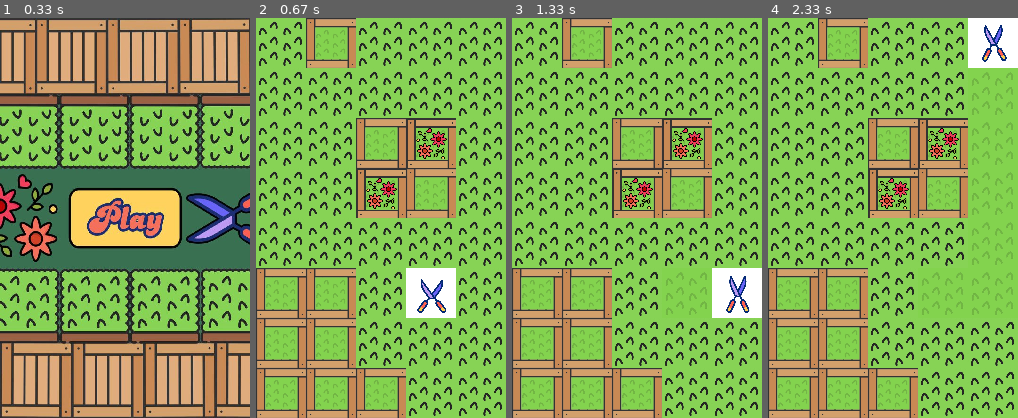
Above: before the commit, frames 1-4 (left to right).
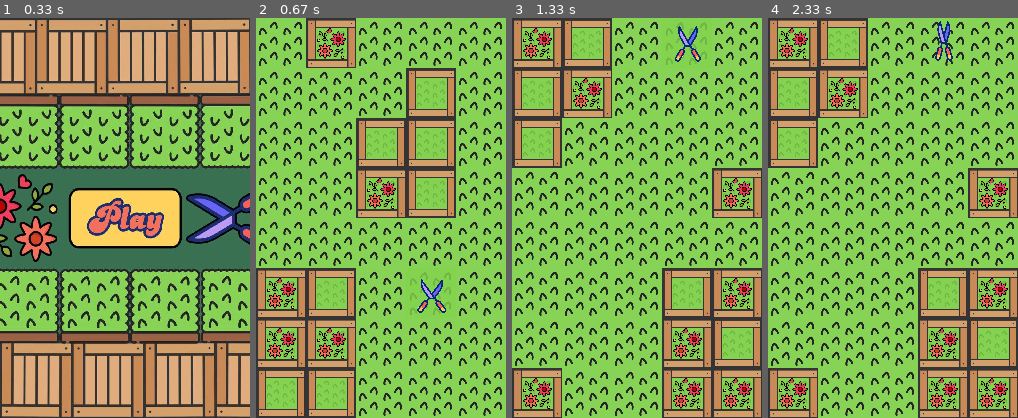
Above: after the commit, the same moments.

Repository: rinaa040/pygame
Game: pygame game, started from mainGame.py
Two runs of this game, one before a commit and one after it. Both use one fixed random seed, a clock stepped at 60 frames per second and the inputs below.
Inputs:
- Up to frame 1 (0.33 s): no input
- Up to frame 2 (0.67 s): tap Space at 0.33 s
- Up to frame 3 (1.33 s): hold Space 0.67-1.13 s; hold Right 0.67-1.13 s; tap Ctrl at 1.17 s
- Up to frame 4 (2.33 s): hold Right 1.5-1.97 s; tap Space at 1.57, 1.87, 2.07 s; hold Up 2-2.3 s

Frame 1 is identical in both runs. In frame 2, 15% of the frame differs, in the area x 0-80%, y 0-100%; in frame 3, 43%; in frame 4, 46%, in the area x 0-100%, y 0-100%.

Commit message:
Add files via upload

Diff:
--- a/anime.py
+++ b/anime.py
@@ -1,47 +1,27 @@
-import pygame
-from PIL import Image
+import sys, pygame
+from pygame.locals import *
 
+pygame.init()
+SCREEN = pygame.display.set_mode((200, 200))
+CLOCK = pygame.time.Clock()
 
-all_sprites = pygame.sprite.Group()
+surface = pygame.Surface((50, 50), pygame.SRCALPHA)
+surface.fill((0, 0, 0))
+rotated_surface = surface
+rect = surface.get_rect()
+angle = 0
 
+while True:
+    for event in pygame.event.get():
+        if event.type == QUIT:
+            pygame.quit()
+            sys.exit()
 
-def split_animated_gif(gif_file_path, colorkey=None):
-    ret = []
-    gif = Image.open(gif_file_path)
-    for frame_index in range(gif.n_frames):
-        gif.seek(frame_index)
-        frame_rgba = gif.convert("RGBA")
-        pygame_image = pygame.image.fromstring(
-            frame_rgba.tobytes(), frame_rgba.size, frame_rgba.mode)
-        if colorkey is not None:
-            pygame_image = pygame_image.convert()
-            if colorkey == -1:
-                colorkey = pygame_image.get_at((0, 0))
-            pygame_image.set_colorkey(colorkey)
-        else:
-            pygame_image = pygame_image.convert_alpha()
-        ret.append(pygame_image)
-    return ret
+    SCREEN.fill((255, 255, 255))
+    angle += 5
+    rotated_surface = pygame.transform.rotate(surface, angle)
+    rect = rotated_surface.get_rect(center=(100, 100))
+    SCREEN.blit(rotated_surface, (rect.x, rect.y))
 
-
-frames = []
-for frame in split_animated_gif("сut.gif"):
-    frames.append(frame)
-
-
-
-class AnimatedSprite(pygame.sprite.Sprite):
-    def __init__(self, frames, x, y):
-        super().__init__(all_sprites)
-        self.frames = frames
-        self.cur_frame = 0
-        self.image = self.frames[self.cur_frame]
-        self.image = pygame.transform.scale(self.image, (50, 50))
-        self.rect = self.image.get_rect().move(x, y)
-
-    def update(self, colorkey=None):
-        self.cur_frame = (self.cur_frame + 1) % len(self.frames)
-        self.image = self.frames[self.cur_frame]
-        self.image = pygame.transform.scale(self.image, (50, 50))
-
-        # print(self.cur_frame)
+    pygame.display.update()
+    CLOCK.tick(30)
--- a/field.txt
+++ b/field.txt
@@ -1,8 +1,8 @@
-#*...
-*#...
-.....
-.*...
-.....
-.##@.
-.##..
-###..
+..#..
+..*..
+..*#.
+..#*.
+..@..
+##...
+**...
+##.#.
--- a/mainGame.py
+++ b/mainGame.py
@@ -4,7 +4,10 @@
 import random as rd
 from PIL import Image
 
+pygame.mixer.pre_init(44100, -16, 1, 512)
 pygame.init()
+pygame.mixer.music.load("again.mp3")
+s = pygame.mixer.Sound("cut_sound.wav")
 size = width, height = 250, 400
 screen = pygame.display.set_mode(size)
 player = None
@@ -59,7 +62,7 @@
 
 
 frames = []
-for frame in split_animated_gif("сut.gif"):
+for frame in split_animated_gif("cut1.gif"):
     frames.append(frame)
 
 tile_images = {
@@ -84,30 +87,50 @@
 class Player(pygame.sprite.Sprite):
     def __init__(self, frames, pos_x, pos_y):
         super().__init__(player_group, all_sprites)
-        self.pos_x = pos_x
-        self.pos_y = pos_y
+        self.pos_x = self.start_x = pos_x
+        self.pos_y = self.start_y = pos_y
         self.frames = frames
         self.cur_frame = 0
         self.angle = 0
+        self.cur_direction = 0
         self.image = self.frames[self.cur_frame]
         self.image = pygame.transform.scale(self.image, (50, 50))
         self.rect = self.image.get_rect().move(
             tile_width * self.pos_x, tile_height * self.pos_y)
 
+    def start_position(self):
+        self.pos_x = self.start_x
+        self.pos_y = self.start_y
+        self.rect = self.image.get_rect().move(
+            tile_width * self.pos_x, tile_height * self.pos_y)
+        self.cur_direction = 0
+
     def update(self, colorkey=None):
         self.cur_frame = (self.cur_frame + 1) % len(self.frames)
         self.image = self.frames[self.cur_frame]
         self.image = pygame.transform.scale(self.image, (50, 50))
+        if self.cur_direction == 0:
+            self.image = pygame.transform.rotate(self.image, 0)
+        if self.cur_direction == 1:
+            self.image = pygame.transform.rotate(self.image, 270)
+        if self.cur_direction == 2:
+            self.image = pygame.transform.rotate(self.image, 180)
+        if self.cur_direction == 3:
+            self.image = pygame.transform.rotate(self.image, 90)
+
 
     def move_up(self):
+        self.cur_direction = 0
         count = self.pos_y + 1
+        pygame.mixer.music.set_volume(0.5)
+        s.play()
         for i in range(count):
             self.image = pygame.transform.rotate(self.image, 0)
             if self.rect.collidelist(collided_tiles) != -1:
-                print(self.rect.collidelist(collided_tiles))
                 self.pos_y += 1
                 self.rect = self.image.get_rect().move(
                     tile_width * self.pos_x, tile_height * self.pos_y)
+                self.image = pygame.transform.rotate(self.image, 0)
                 break
             if self.pos_y == 0:
                 break
@@ -118,17 +141,20 @@
                 uncollided_tiles[self.rect.collidelist(uncollided_tiles)].image = load_image('good_grass.jpg')
                 uncollided_tiles[self.rect.collidelist(uncollided_tiles)].image = pygame.transform.scale(
                     uncollided_tiles[self.rect.collidelist(uncollided_tiles)].image, (50, 50))
+                self.image = pygame.transform.rotate(self.image, 0)
 
     def move_down(self, level_y):
+        self.cur_direction = 2
         count = level_y - self.pos_y + 1
+        pygame.mixer.music.set_volume(0.5)
+        s.play()
         for i in range(count):
             self.image = pygame.transform.rotate(self.image, 180)
-
             if self.rect.collidelist(collided_tiles) != -1:
-                print(self.rect.collidelist(collided_tiles))
                 self.pos_y -= 1
                 self.rect = self.image.get_rect().move(
                     tile_width * self.pos_x, tile_height * self.pos_y)
+                self.image = pygame.transform.rotate(self.image, 180)
                 break
             if self.pos_y == level_y:
                 break
@@ -139,14 +165,15 @@
                 uncollided_tiles[self.rect.collidelist(uncollided_tiles)].image = load_image('good_grass.jpg')
                 uncollided_tiles[self.rect.collidelist(uncollided_tiles)].image = pygame.transform.scale(
                     uncollided_tiles[self.rect.collidelist(uncollided_tiles)].image, (50, 50))
+                self.image = pygame.transform.rotate(self.image, 180)
 
     def move_right(self, level_x):
+        self.cur_direction = 1
         count = level_x - self.pos_x + 1
+        pygame.mixer.music.set_volume(0.5)
+        s.play()
         for i in range(count):
-            self.image = pygame.transform.rotate(self.image, -90)
             if self.rect.collidelist(collided_tiles) != -1:
-                print(self.rect.collidelist(collided_tiles))
-
                 self.pos_x -= 1
                 self.rect = self.image.get_rect().move(
                     tile_width * self.pos_x, tile_height * self.pos_y)
@@ -162,12 +189,12 @@
                     uncollided_tiles[self.rect.collidelist(uncollided_tiles)].image, (50, 50))
 
     def move_left(self):
+        self.cur_direction = 3
         count = self.pos_x + 1
+        pygame.mixer.music.set_volume(0.5)
+        s.play()
         for i in range(count):
-            self.image = pygame.transform.rotate(self.image, 90)
             if self.rect.collidelist(collided_tiles) != -1:
-                print(self.rect.collidelist(collided_tiles))
-
                 self.pos_x += 1
                 self.rect = self.image.get_rect().move(
                     tile_width * self.pos_x, tile_height * self.pos_y)
@@ -198,7 +225,7 @@
             elif level[y][x] == '*':
                 collided.append(Tile('flower', x, y))
             elif level[y][x] == '@':
-                Tile('lawn', x, y)
+                uncollided.append(Tile('lawn', x, y))
                 px = x
                 py = y
     new_player = Player(frames, px, py)
@@ -223,34 +250,41 @@
     door_coord = rd.randint(0, house_width - 2)
     window_coord = rd.randint(0, house_width - 2)
     stuff_coord1 = rd.randint(0, house_width - 1)
-    stuff_coord2 = rd.randint(0, house_width - 1)
+    stuff_coord2 = rd.choice([0, house_width - 1])
     player_coord = rd.randint(0, house_height - 1), rd.randint(0, house_width - 1)
     if window_position == 1:
-        house_map[0][window_coord] = '#'
-        house_map[0][window_coord + 1] = '*'
-        house_map[1][window_coord] = '*'
-        house_map[1][window_coord + 1] = '#'
-
-        house_map[3][stuff_coord1] = '*'
+        house_map[0][window_coord] = rd.choice(objects)
+        house_map[0][window_coord + 1] = rd.choice(objects)
+        house_map[1][window_coord] = rd.choice(objects)
+        house_map[1][window_coord + 1] = rd.choice(objects)
+
+        house_map[3][stuff_coord1] = rd.choice(objects)
+        house_map[2][house_width - stuff_coord1 - 1] = rd.choice(objects)
     if window_position == 2:
-        house_map[2][window_coord] = '#'
-        house_map[2][window_coord + 1] = '*'
-        house_map[3][window_coord] = '*'
-        house_map[3][window_coord + 1] = '#'
-
-        house_map[0][stuff_coord1] = '#'
+        house_map[2][window_coord] = rd.choice(objects)
+        house_map[2][window_coord + 1] = rd.choice(objects)
+        house_map[3][window_coord] = rd.choice(objects)
+        house_map[3][window_coord + 1] = rd.choice(objects)
+
+        house_map[0][stuff_coord1] = rd.choice(objects)
+        house_map[1][house_width - stuff_coord1 - 1] = rd.choice(objects)
 
     for i in range(1, 4):
-        house_map[house_height - i][door_coord] = '#'
-        house_map[house_height - i][door_coord + 1] = '#'
-
-    house_map[7][stuff_coord2] = '#'
+        house_map[house_height - i][door_coord] = rd.choice(objects)
+        house_map[house_height - i][door_coord + 1] = rd.choice(objects)
+
+    if house_map[7][stuff_coord2] == '.':
+        house_map[7][stuff_coord2] = rd.choice(objects)
+    else:
+        stuff_coord2 = rd.randint(0, house_width - 1)
+        house_map[7][stuff_coord2] = rd.choice(objects)
 
     if house_map[player_coord[0]][player_coord[1]] == '.':
         house_map[player_coord[0]][player_coord[1]] = '@'
     else:
         player_coord = rd.randint(0, house_height - 1), rd.randint(0, house_width - 1)
         house_map[player_coord[0]][player_coord[1]] = '@'
+
     with open(filename, 'w') as mapFile:
         for i in range(len(house_map)):
             house_map[i] = ''.join(house_map[i])
@@ -261,12 +295,19 @@
         level_map = [line.strip() for line in mapFile]
     # и подсчитываем максимальную длину
     max_width = 5
-
     # дополняем каждую строку пустыми клетками ('.')
     return list(map(lambda x: x.ljust(max_width, '.'), level_map))
 
 
 player, level_x, level_y, collided_tiles, uncollided_tiles = generate_level(load_level('field.txt'))
+
+
+def back(uncollided_tiles):
+    for i in range(len(uncollided_tiles)):
+        uncollided_tiles[i].image = load_image('grass.jpg')
+        uncollided_tiles[i].image = pygame.transform.scale(
+            uncollided_tiles[i].image, (50, 50))
+    return uncollided_tiles
 
 
 def start_screen():
@@ -299,25 +340,10 @@
         clock.tick(fps)
 
 
-class Camera:
-    # зададим начальный сдвиг камеры
-    def __init__(self):
-        self.dx = 0
-        self.dy = 0
-
-    # сдвинуть объект obj на смещение камеры
-    def apply(self, obj):
-        obj.rect.x += self.dx
-        obj.rect.y += self.dy
-
-    # позиционировать камеру на объекте target
-    def update(self, target):
-        self.dx = -(target.rect.x + target.rect.w // 2 - width // 2)
-        self.dy = -(target.rect.y + target.rect.h // 2 - height // 2)
+
 
 
 start_screen()
-camera = Camera()
 running = True
 # generate_level(load_level('field.txt'))
 while running:
@@ -333,10 +359,16 @@
                 player.move_right(level_x)
             if event.key == pygame.K_LEFT:
                 player.move_left()
+            if event.key == pygame.K_SPACE:
+                back(uncollided_tiles)
+                player.start_position()
+            if event.key == pygame.K_LCTRL:
+                player, level_x, level_y, collided_tiles, uncollided_tiles = generate_level(load_level('field.txt'))
 
     screen.fill('white')
     all_sprites.draw(screen)
     all_sprites.update()
     clock.tick(40)
     pygame.display.flip()
+    pygame.mixer.music.play(-1)
 pygame.quit()
Binary file added: cut1.gif
Binary file changed: flower.jpg
Binary file changed: grass_box.jpg
Not shown, added: again.mp3
Not shown, added: cut_sound.wav
